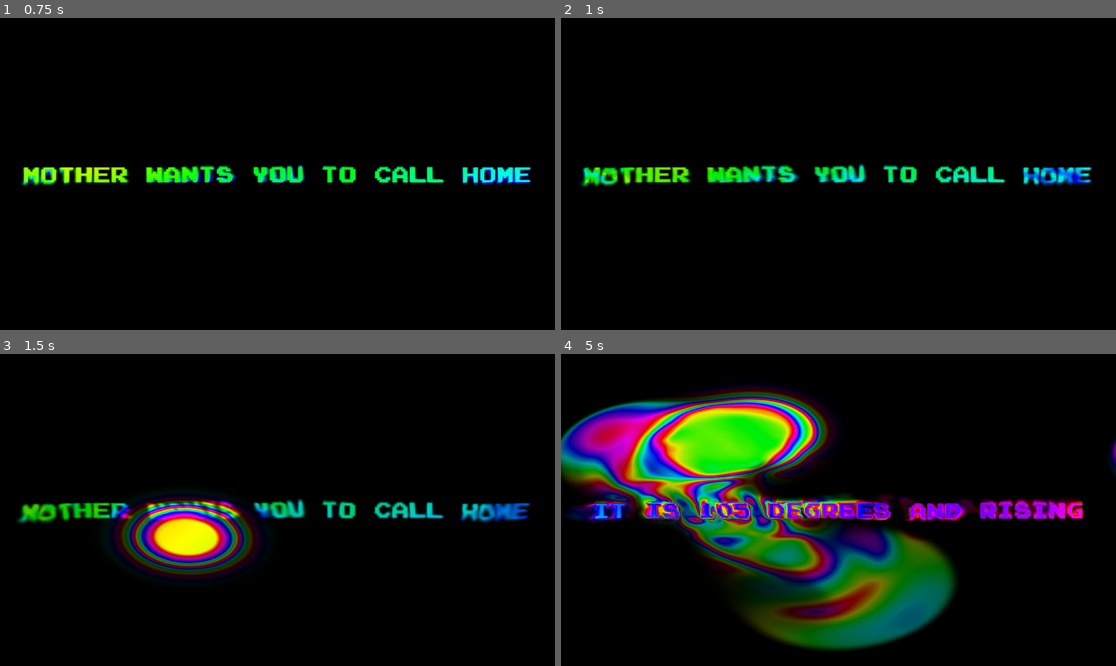
Above: before the commit, frames 1-4 (two rows, left to right).
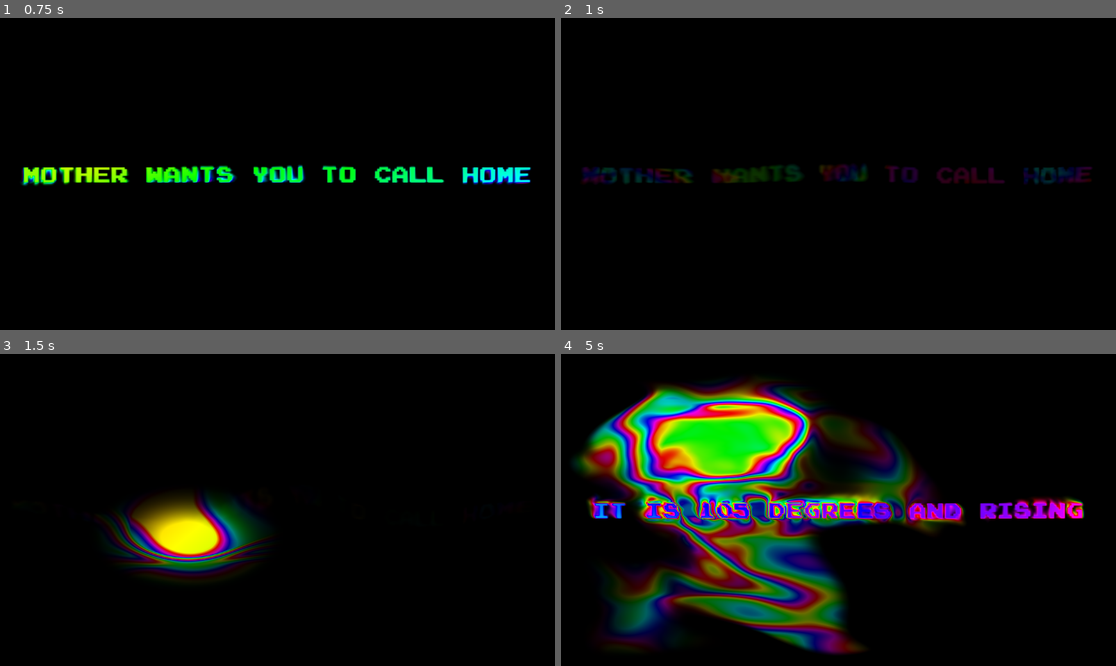
Above: after the commit, the same moments.

Repository: jake-schlaerth/audio-poc
Game: Godot game, scene res://fluid/fluid_sim.tscn
Same seed, same stepped clock (60 frames per second), same inputs: the game is played once before the commit and once after it.
Inputs (mouse positions are in pixels of both pictures, inside the frame that each line leads up to):
- Up to frame 1 (0.75 s): move the mouse to (399, 158) at 0.52 s; click (399, 158) at 0.67 s
- Up to frame 2 (1 s): tap Space at 0.77 s
- Up to frame 3 (1.5 s): drag from (166, 525) to (249, 572) at 1.27 s
- Up to frame 4 (5 s): move the mouse to (894, 441) at 2.02 s; click (894, 441) at 2.17 s; drag from (810, 572) to (672, 463) at 2.77 s; move the mouse to (1005, 556) at 3.52 s; click (1005, 556) at 3.67 s; tap Space at 3.77 s; drag from (672, 463) to (755, 432) at 4.27 s

Frame 1 is identical in both runs. In frame 2, 3.5% of the frame differs, in the area x 3-96%, y 46-55%; in frame 3, 6.6%; in frame 4, 41%, in the area x 0-100%, y 8-97%.

Commit message:
Keep phrases up until Space; transition instead of fade
The ink envelope no longer fades out on a timer - after fade-in a phrase
is held (maintenance injection pins it at full) until the next
phrase_changed. On a phrase change a short clear pulse (u_text_clear,
text_ink_transition ~0.7s) fast-fades and disperses everything the new
mask doesn't cover, so the old phrase dissolves as the new one writes in.
Drops text_ink_hold / text_ink_fade_out, adds text_ink_transition.

Co-Authored-By: Claude Sonnet 5 <noreply@anthropic.com>
Claude-Session: https://claude.ai/code/session_01LC5ZjmL3oh1QydLG7YGKHK

Diff:
--- a/fluid/fluid_sim.gd
+++ b/fluid/fluid_sim.gd
@@ -74,8 +74,7 @@
 @export_range(0.0, 1.0) var text_ink_strength: float = 0.25
 @export_range(0.0, 1.0) var text_ink_maintain: float = 0.12
 @export_range(0.0, 4.0) var text_ink_fade_in: float = 0.5
-@export_range(0.0, 15.0) var text_ink_hold: float = 2.5
-@export_range(0.0, 6.0) var text_ink_fade_out: float = 2.0
+@export_range(0.0, 3.0) var text_ink_transition: float = 0.7
 @export_range(0.0, 1.0) var text_ink_calm: float = 0.92
 @export_range(0.0, 0.3) var text_ink_stir: float = 0.04
 @export_range(0.5, 16.0) var text_ink_stir_scale: float = 6.0
@@ -105,6 +104,7 @@
 var _motion_accum: float = 0.0
 
 var _ink_age: float = -1.0
+var _transition_age: float = -1.0
 
 ## Sparks currently in the air. Empty between text changes.
 var _sparks: Array[Spark] = []
@@ -279,6 +279,8 @@
 
 
 func _on_phrase_changed(phrase: String, _index: int) -> void:
+	if _ink_age >= 0.0 or _ink_label.text != "":
+		_transition_age = 0.0
 	_ink_label.text = phrase
 	_ink_age = 0.0 if not phrase.strip_edges().is_empty() else -1.0
 
@@ -293,21 +295,22 @@
 	if _ink_age >= 0.0:
 		_ink_age += delta
 		var fade_in: float = maxf(text_ink_fade_in, 0.0001)
-		var fade_out: float = maxf(text_ink_fade_out, 0.0001)
-		var hold_end: float = fade_in + text_ink_hold
 		var maintain: float = text_ink_maintain / maxf(text_ink_strength, 0.0001)
-		if _ink_age >= hold_end + fade_out:
-			_ink_age = -1.0
-		elif _ink_age < fade_in:
+		if _ink_age < fade_in:
 			inject = _ink_age / fade_in
 			calm = clampf(_ink_age / (fade_in * 0.3), 0.0, 1.0)
-		elif _ink_age < hold_end:
+		else:
 			inject = maintain
 			calm = 1.0
+
+	var clear_t: float = 0.0
+	if _transition_age >= 0.0:
+		_transition_age += delta
+		var trans: float = maxf(text_ink_transition, 0.0001)
+		if _transition_age >= trans:
+			_transition_age = -1.0
 		else:
-			var out_t: float = (_ink_age - hold_end) / fade_out
-			inject = maintain * (1.0 - out_t)
-			calm = 1.0 - out_t
+			clear_t = 1.0 - _transition_age / trans
 
 	var presence: float = clampf(calm, 0.0, 1.0)
 	_sim_material.set_shader_parameter("u_text_mask", _text_mask.get_texture())
@@ -316,7 +319,8 @@
 	_sim_material.set_shader_parameter("u_text_stir", presence * text_ink_stir)
 	_sim_material.set_shader_parameter("u_text_stir_scale", text_ink_stir_scale)
 	_sim_material.set_shader_parameter("u_text_stir_speed", text_ink_stir_speed)
-	_motion_accum += presence * text_ink_stir_music * delta
+	_sim_material.set_shader_parameter("u_text_clear", clear_t)
+	_motion_accum += maxf(presence, clear_t) * text_ink_stir_music * delta
 
 
 func _input(event: InputEvent) -> void:
--- a/fluid/fluid_sim.gdshader
+++ b/fluid/fluid_sim.gdshader
@@ -40,6 +40,7 @@
 uniform float u_text_stir      = 0.0;
 uniform float u_text_stir_scale = 6.0;
 uniform float u_text_stir_speed = 0.35;
+uniform float u_text_clear      = 0.0;
 
 uniform float u_ambient_flow  = 0.0;
 uniform float u_ambient_scale  = 3.0;
@@ -130,8 +131,16 @@
 			dye += influence * 0.5;
 		}
 
-		if (u_text_amount > 0.0 || u_text_calm > 0.0 || u_text_stir > 0.0) {
+		if (u_text_amount > 0.0 || u_text_calm > 0.0 || u_text_stir > 0.0 || u_text_clear > 0.0) {
 			float m = texture(u_text_mask, uv).r;
+
+			if (u_text_clear > 0.0) {
+				float k = u_text_clear * (1.0 - m);
+				dye *= mix(1.0, 0.85, k);
+				vec2 cn = curlNoise(uv * 4.0 - u_time * 0.5);
+				newVel += cn * k * 0.09;
+			}
+
 			dye += m * u_text_amount;
 			newVel = mix(newVel, vec2(0.0), clamp(m * u_text_calm, 0.0, 1.0));
 
